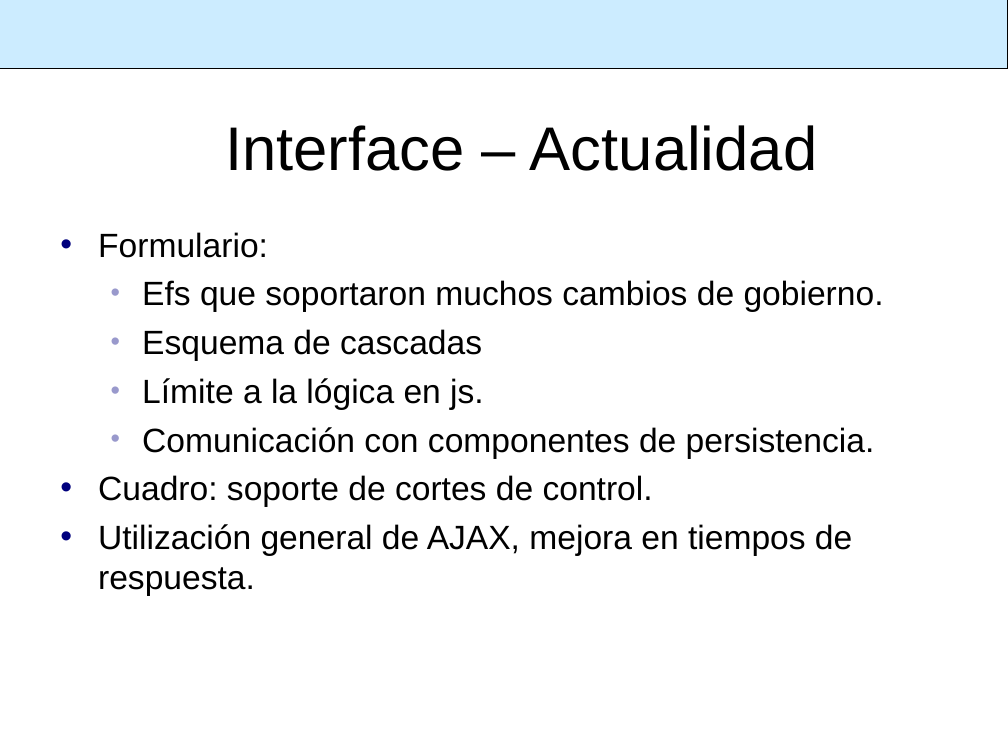
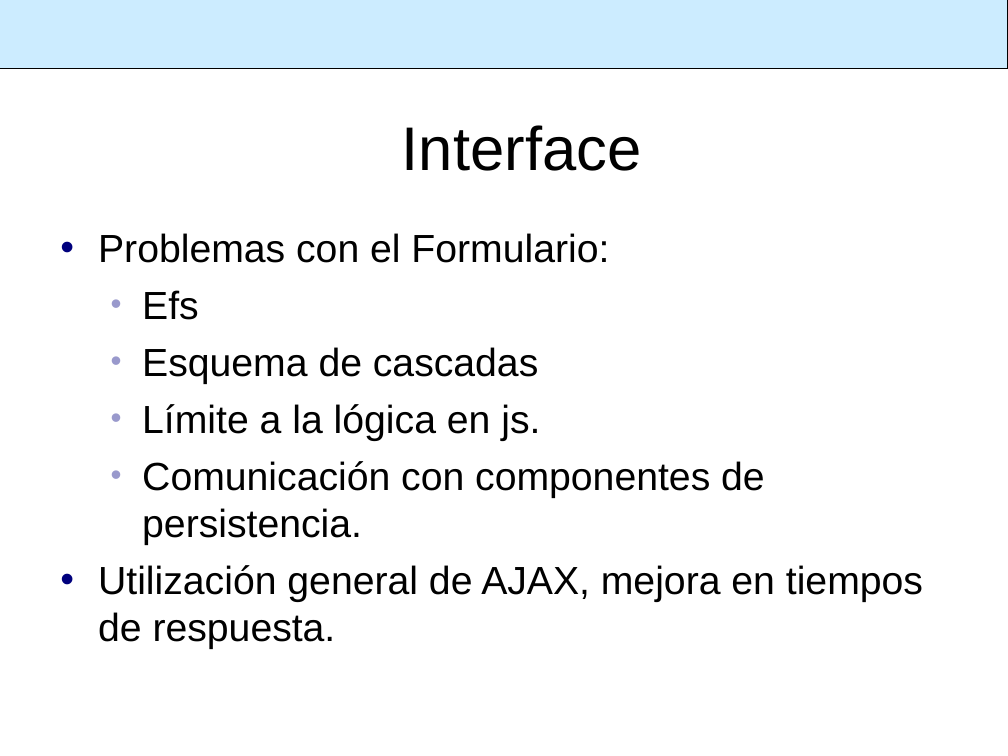
Before and after one commit to SIU-Toba/framework, a slide deck: slide 18 of doc/presentacion/1er Comite Usuarios.ppt (slide 9 before the commit). Drawn at 1008x756 pixels with LibreOffice and Linux fonts; fonts in the diff are those of the drawing; background and template pictures are left out. Boxes give left, top, right and bottom in pixels: in the first picture for what was removed or moved away, otherwise in the second. Text is boxed around its words. In the diff, an @@ line names an element or a change of style, - is before the commit and + after.

```diff
--- a/doc/presentacion/1er Comite Usuarios.ppt
+++ b/doc/presentacion/1er Comite Usuarios.ppt
@@ title at (402,125,641,171): text changed @@
-Interface – Actualidad
+Interface
@@ text at (98,233,609,320): text changed; size 24 to 28 pt @@
-• Formulario:
-  • Efs que soportaron muchos cambios de gobierno.
+• Problemas con el Formulario:
+  • Efs
@@ text at (98,347,923,649): size 24 to 28 pt in "Esquema de cascadas", "Límite a la lógica en js.", "Comunicación con componentes de persistencia.", "Utilización general de AJAX, mejora en tiempos ..."; more space between paragraphs @@
@@ text at (98,475,653,507): paragraph removed @@
-• Cuadro: soporte de cortes de control.
```
Also in this commit, not shown: 13 other slides changed, 8 slides added, 5 slides removed.
